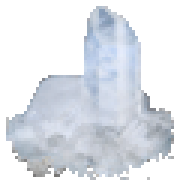
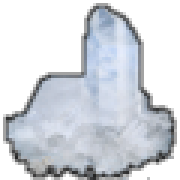
Before/after of a w=180, h=180 layered artwork. What changed in the layer stack:
renamed "Main" to "outline", painted on it over [3, 3, 177, 180]
removed layer "Blue" over [6, 6, 174, 180]
removed layer "Solid" over [6, 6, 174, 180]
removed layer "Crust solid" over [6, 105, 174, 177]
painted on "Crust" over [6, 6, 174, 180]
